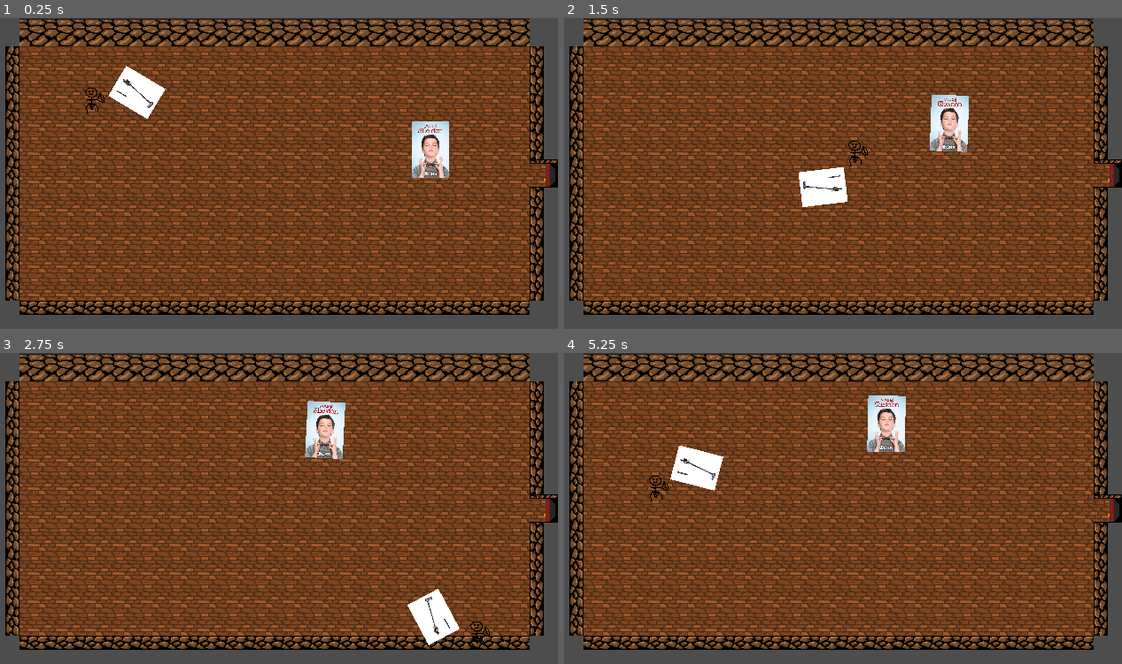
Above: before the commit, frames 1-4 (two rows, left to right).
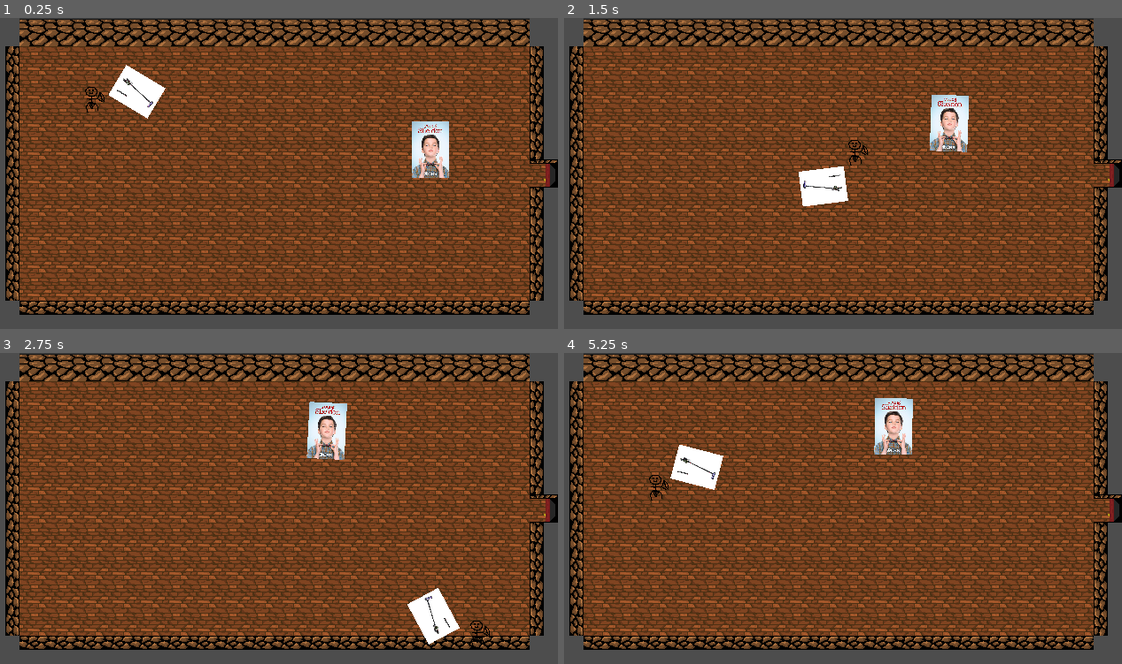
Above: after the commit, the same moments.

Repository: Oatcheese/Ghost-Catchin
Game: Godot game, scene res://Scenes/Main Scene.tscn
Same seed, same stepped clock (60 frames per second), same inputs: the game is played once before the commit and once after it.
Inputs (mouse positions are in pixels of both pictures, inside the frame that each line leads up to):
- Up to frame 1 (0.25 s): no input
- Up to frame 2 (1.5 s): move the mouse to (965, 157) at 0.52 s; hold D (move_right) 0.53-1.28 s; click (965, 157) at 0.67 s; move the mouse to (725, 189) at 1.27 s; hold S (move_down) from 1.28 s (still down)
- Up to frame 3 (2.75 s): move the mouse to (329, 440) at 2.02 s; release S (move_down) at 2.03 s; hold D (move_right) from 2.03 s (still down)
- Up to frame 4 (5.25 s): move the mouse to (809, 570) at 2.77 s; release D (move_right) at 2.78 s; hold W (move_up) 2.78-3.53 s; click (809, 570) at 2.92 s; move the mouse to (1010, 555) at 3.52 s; hold A (move_left) 3.53-5.03 s; move the mouse to (670, 461) at 4.27 s; move the mouse to (865, 508) at 5.02 s; hold S (move_down) from 5.03 s (still down); click (865, 508) at 5.17 s

The runs differ from the first frame. In frame 1, 0.2% of the frame differs, in the area x 15-30%, y 15-33%; in frame 2, 0.2%; in frame 3, 0.8%; in frame 4, 1.4%, in the area x 15-63%, y 13-48%.

Commit message:
updated player hitbox again and door

Diff:
--- a/Scenes/Main Scene.tscn
+++ b/Scenes/Main Scene.tscn
@@ -8,7 +8,7 @@
 [ext_resource type="PackedScene" uid="uid://cmjfrly4grsig" path="res://Scenes/Ghost.tscn" id="6_156p1"]
 
 [sub_resource type="RectangleShape2D" id="RectangleShape2D_ysm7c"]
-size = Vector2(31, 31)
+size = Vector2(22, 29)
 
 [node name="Root" type="Node2D" unique_id=38066090]
 script = ExtResource("1_ke1vn")
@@ -16,11 +16,10 @@
 [node name="RoomContainer" type="Node2D" parent="." unique_id=580736625]
 
 [node name="Player" type="CharacterBody2D" parent="." unique_id=366292080 groups=["player"]]
-position = Vector2(317, 106)
+position = Vector2(322, 105)
 script = ExtResource("1_tn1qc")
 
 [node name="Vacuum" type="Node2D" parent="Player" unique_id=923890470]
-position = Vector2(0, 1)
 script = ExtResource("3_v87v2")
 
 [node name="VacuumSprite" type="Sprite2D" parent="Player/Vacuum" unique_id=1462794502]
@@ -30,11 +29,10 @@
 centered = false
 
 [node name="Sprite2D" type="Sprite2D" parent="Player" unique_id=41409101]
-position = Vector2(0, 1)
 texture = ExtResource("3_ke1vn")
 
 [node name="CollisionShape2D" type="CollisionShape2D" parent="Player" unique_id=774751776]
-position = Vector2(0, 1)
+position = Vector2(4, 0.5)
 shape = SubResource("RectangleShape2D_ysm7c")
 
 [node name="Ghost" parent="." unique_id=2131525068 instance=ExtResource("6_156p1")]
--- a/Scenes/Room2.tscn
+++ b/Scenes/Room2.tscn
@@ -38,13 +38,16 @@
 size = Vector2(576, 32)
 
 [sub_resource type="RectangleShape2D" id="RectangleShape2D_u6g2q"]
-size = Vector2(32, 124)
+size = Vector2(32, 128)
+
+[sub_resource type="RectangleShape2D" id="RectangleShape2D_gv0tw"]
+size = Vector2(32, 128)
 
 [sub_resource type="RectangleShape2D" id="RectangleShape2D_u5puh"]
 size = Vector2(32, 288)
 
 [sub_resource type="RectangleShape2D" id="RectangleShape2D_a35do"]
-size = Vector2(32, 44)
+size = Vector2(32, 32)
 
 [sub_resource type="RectangleShape2D" id="RectangleShape2D_xm0l6"]
 size = Vector2(192, 32)
@@ -81,12 +84,12 @@
 shape = SubResource("RectangleShape2D_vgdee")
 
 [node name="LeftWall1" type="CollisionShape2D" parent="Walls" unique_id=2127648985]
-position = Vector2(16, 94)
+position = Vector2(16, 96)
 shape = SubResource("RectangleShape2D_u6g2q")
 
 [node name="LeftWall2" type="CollisionShape2D" parent="Walls" unique_id=1655127308]
-position = Vector2(16, 260)
-shape = SubResource("RectangleShape2D_u6g2q")
+position = Vector2(16, 256)
+shape = SubResource("RectangleShape2D_gv0tw")
 
 [node name="RightWall" type="CollisionShape2D" parent="Walls" unique_id=650898734]
 position = Vector2(624, 176)
@@ -98,7 +101,7 @@
 next_room_path = "res://Scenes/StartRoom.tscn"
 
 [node name="CollisionShape2D" type="CollisionShape2D" parent="Door" unique_id=402300083]
-position = Vector2(95, 65)
+position = Vector2(95, 63)
 shape = SubResource("RectangleShape2D_a35do")
 
 [node name="Sprite2D" type="Sprite2D" parent="Door" unique_id=1143308278]
